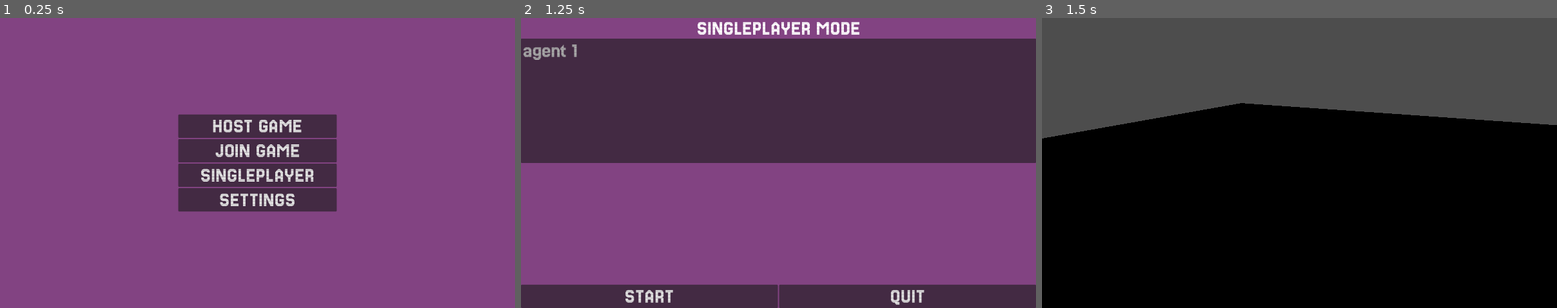
Above: before the commit, frames 1-3 (left to right).
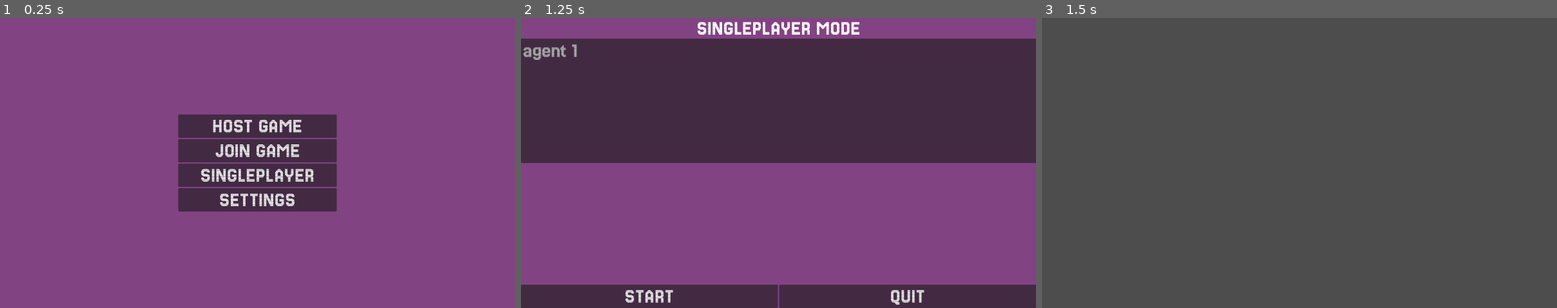
Above: after the commit, the same moments.

Repository: SHyguymoll/MultiplayerStealthTactics
Game: Godot game, scene res://scenes/menu.tscn
Same seed, same stepped clock (60 frames per second), same inputs: the game is played once before the commit and once after it.
Inputs:
- Up to frame 1 (0.25 s): no input
- Up to frame 2 (1.25 s): click "SINGLEPLAYER" at 0.5 s
- Up to frame 3 (1.5 s): click "START" at 1.25 s

Frames 1-2 are identical in both runs. In frame 3, 66% of the frame differs, in the area x 0-100%, y 29-100%.

Commit message:
vague notions of programming the game itself
starting to make a few functions, lots of TODOs to do

Diff:
--- a/scenes/game.tscn
+++ b/scenes/game.tscn
@@ -1,9 +1,6 @@
-[gd_scene load_steps=3 format=3 uid="uid://ch5a0i5hokoj8"]
+[gd_scene load_steps=2 format=3 uid="uid://ch5a0i5hokoj8"]
 
 [ext_resource type="Script" path="res://scripts/Game.gd" id="1_re23i"]
-
-[sub_resource type="PlaneMesh" id="PlaneMesh_dd7v8"]
-size = Vector2(15, 15)
 
 [node name="Game" type="Node3D"]
 script = ExtResource("1_re23i")
@@ -15,9 +12,6 @@
 [node name="Camera3D" type="Camera3D" parent="World"]
 transform = Transform3D(0.907777, -0.17594, 0.380769, 0, 0.907777, 0.419452, -0.419452, -0.380769, 0.82406, 1.68, 1.689, 2.942)
 
-[node name="MeshInstance3D" type="MeshInstance3D" parent="World"]
-mesh = SubResource("PlaneMesh_dd7v8")
-
 [node name="MultiplayerSpawner" type="MultiplayerSpawner" parent="."]
 _spawnable_scenes = PackedStringArray("res://scenes/agent.tscn")
 spawn_path = NodePath("..")
@@ -28,7 +22,7 @@
 anchors_preset = 2
 anchor_top = 1.0
 anchor_bottom = 1.0
-offset_top = -123.0
+offset_top = -189.0
 offset_right = 822.0
 grow_vertical = 0
 alignment = 1
--- a/scripts/Game.gd
+++ b/scripts/Game.gd
@@ -1,7 +1,6 @@
 class_name Game
 extends Node3D
 
-var peer = ENetMultiplayerPeer.new()
 @export var agent_scene : PackedScene
 var hud_agent_small_scene = preload("res://scenes/hud_agent_small.tscn")
 
@@ -9,6 +8,7 @@
 var client_agents : Dictionary
 
 var selected_agent : Agent = null
+var game_map : GameMap
 
 func _ready():
 	# Preconfigure game.
@@ -19,10 +19,22 @@
 # Called only on the server.
 func start_game():
 	# All peers are ready to receive RPCs in this scene.
-
+	ping.rpc()
+	#server_populate_agent_dictionaries()
+	#send_populated_dictionaries.rpc_id(other_player)
 	pass
 
-func create_sound_effect() -> void:
+func create_sound_effect() -> void: #TODO
+	pass
+
+func server_populate_agent_dictionaries(): #TODO
+	var spawn_ind = 0
+	for agent_ind in GameSettings.selected_agents:
+		create_agent.rpc(1, Lobby.players[1].agents[agent_ind], game_map.server_agent_spawns[spawn_ind])
+		server_agents[get_node("Agents/1_{0}".format([Lobby.players[1].agents[agent_ind].name]))] = {
+			small_hud = hud_agent_small_scene.instantiate()
+		}
+
 	pass
 
 @rpc()
@@ -35,11 +47,18 @@
 	#call_deferred("add_child", new_player)
 
 @rpc("authority", "call_local", "reliable")
-func spawn_agent(player_id, agent_stats):
+func create_agent(player_id, agent_stats, spawn_details): #TODO
 	var new_agent = Agent.new()
+	new_agent.name = str(player_id) + "_" + str(agent_stats.name)
 	new_agent.agent_selected.connect(_hud_agent_details_actions)
+	new_agent.agent_deselected
+	new_agent.action_chosen
+	new_agent.action_completed
+	new_agent.action_interrupted
+	new_agent.agent_died
+
 	pass
 
-func _hud_agent_details_actions(agent : Agent):
+func _hud_agent_details_actions(agent : Agent): #TODO
 
 	pass
--- a/scripts/game_map.gd
+++ b/scripts/game_map.gd
@@ -2,26 +2,19 @@
 extends Node3D
 
 # spawns must comfortably support 4 agents
-@export var server_agent_spawns = {
-	1:
-		[Vector2.ZERO, 0],
-	2:
-		[Vector2.ZERO, 0],
-	3:
-		[Vector2.ZERO, 0],
-	4:
-		[Vector2.ZERO, 0],
-}
-@export var client_agent_spawns = {
-	1:
-		[Vector2.ZERO, 0],
-	2:
-		[Vector2.ZERO, 0],
-	3:
-		[Vector2.ZERO, 0],
-	4:
-		[Vector2.ZERO, 0],
-}
+# spawn entry format is [position, rotation]
+@export var server_agent_spawns = [
+	[Vector2.ZERO, 0],
+	[Vector2.ZERO, 0],
+	[Vector2.ZERO, 0],
+	[Vector2.ZERO, 0],
+]
+@export var client_agent_spawns = [
+	[Vector2.ZERO, 0],
+	[Vector2.ZERO, 0],
+	[Vector2.ZERO, 0],
+	[Vector2.ZERO, 0],
+]
 
 enum Objectives {
 	CAPTURE_ENEMY_FLAG,
